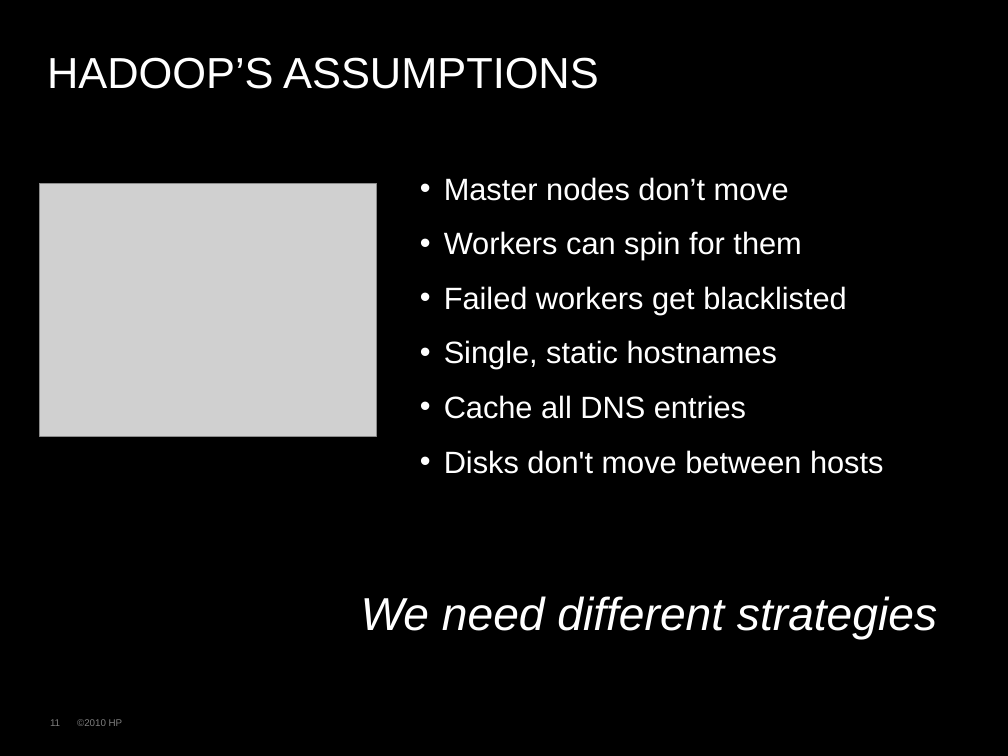
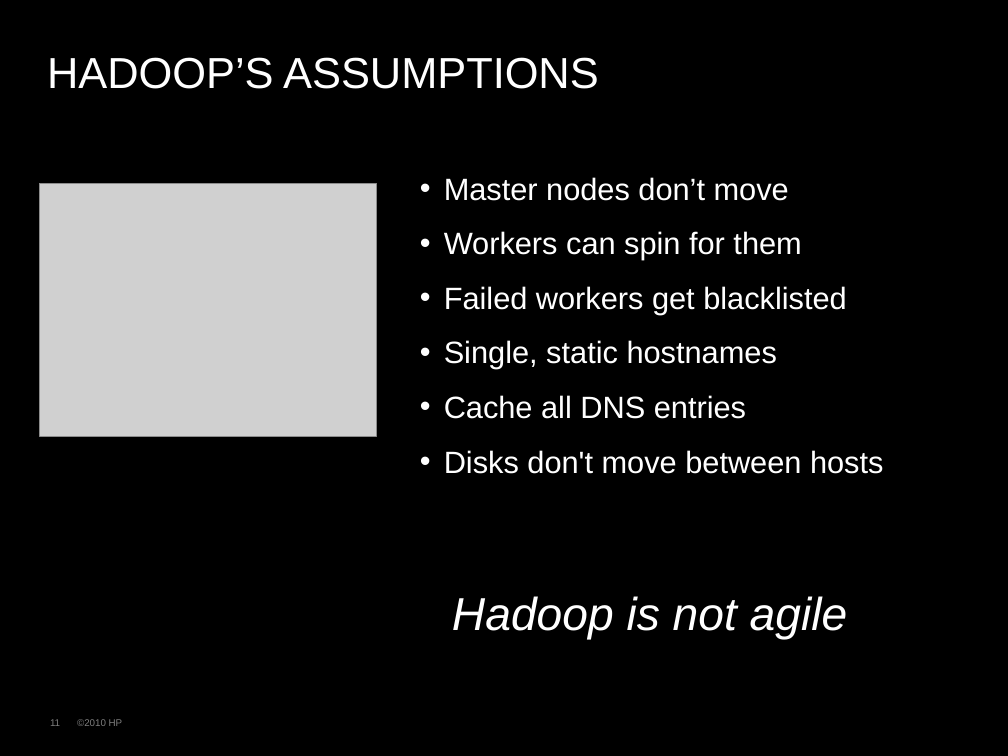
Before and after one commit to rhusar/smartfrog, a slide deck: slide 11 of core/components/cloudfarmer/doc/farming_hadoop_in_the_cloud.odp. Drawn at 1008x756 pixels with LibreOffice and Linux fonts; fonts in the diff are those of the drawing; grey boxes stand for pictures; background and template pictures are left out. Boxes give left, top, right and bottom in pixels: in the first picture for what was removed or moved away, otherwise in the second. Text is boxed around its words. In the diff, an @@ line names an element or a change of style, - is before the commit and + after.

Commit message:
SFOS-780 updated slides

```diff
--- a/core/components/cloudfarmer/doc/farming_hadoop_in_the_cloud.odp
+++ b/core/components/cloudfarmer/doc/farming_hadoop_in_the_cloud.odp
@@ text at [452, 596, 848, 640]: text changed @@
-We need different strategies
+Hadoop is not agile
```
